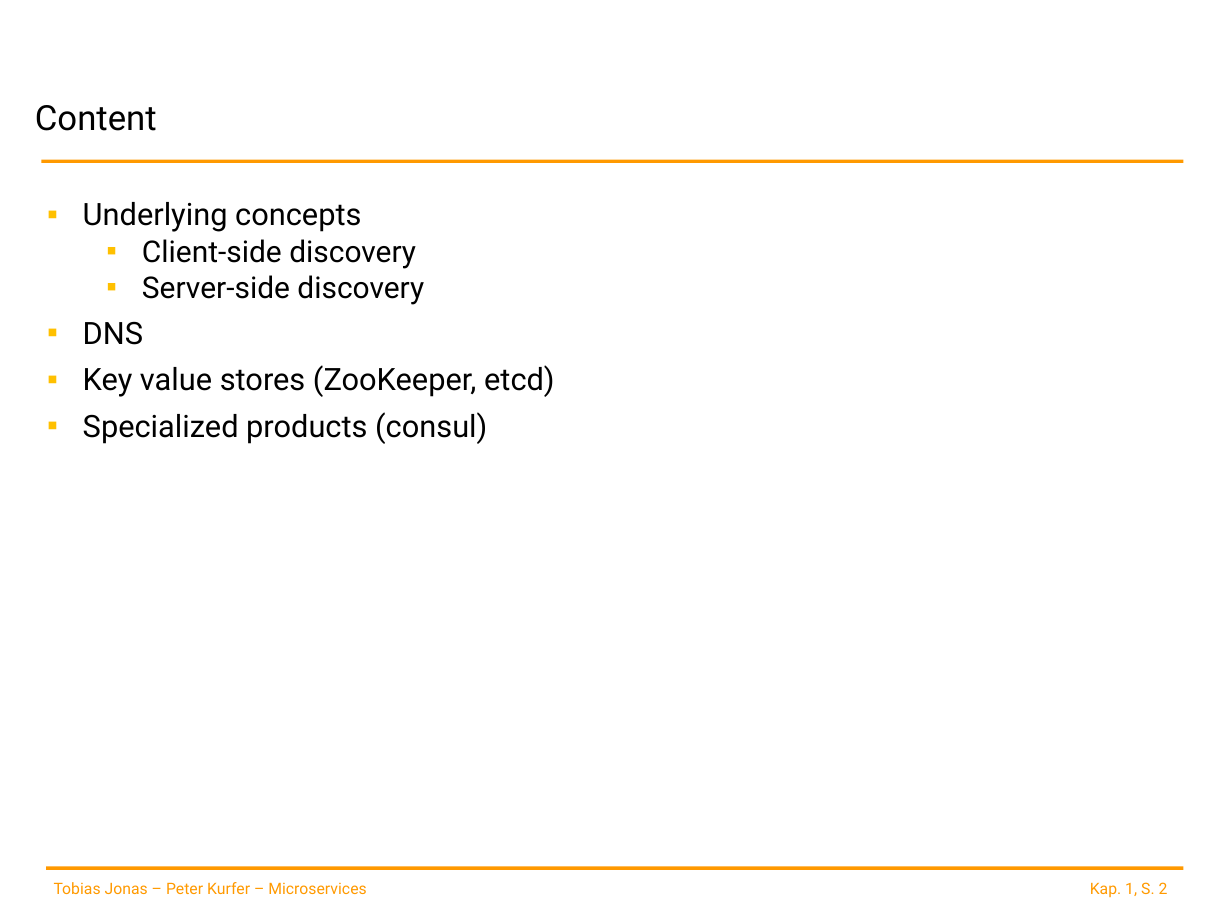
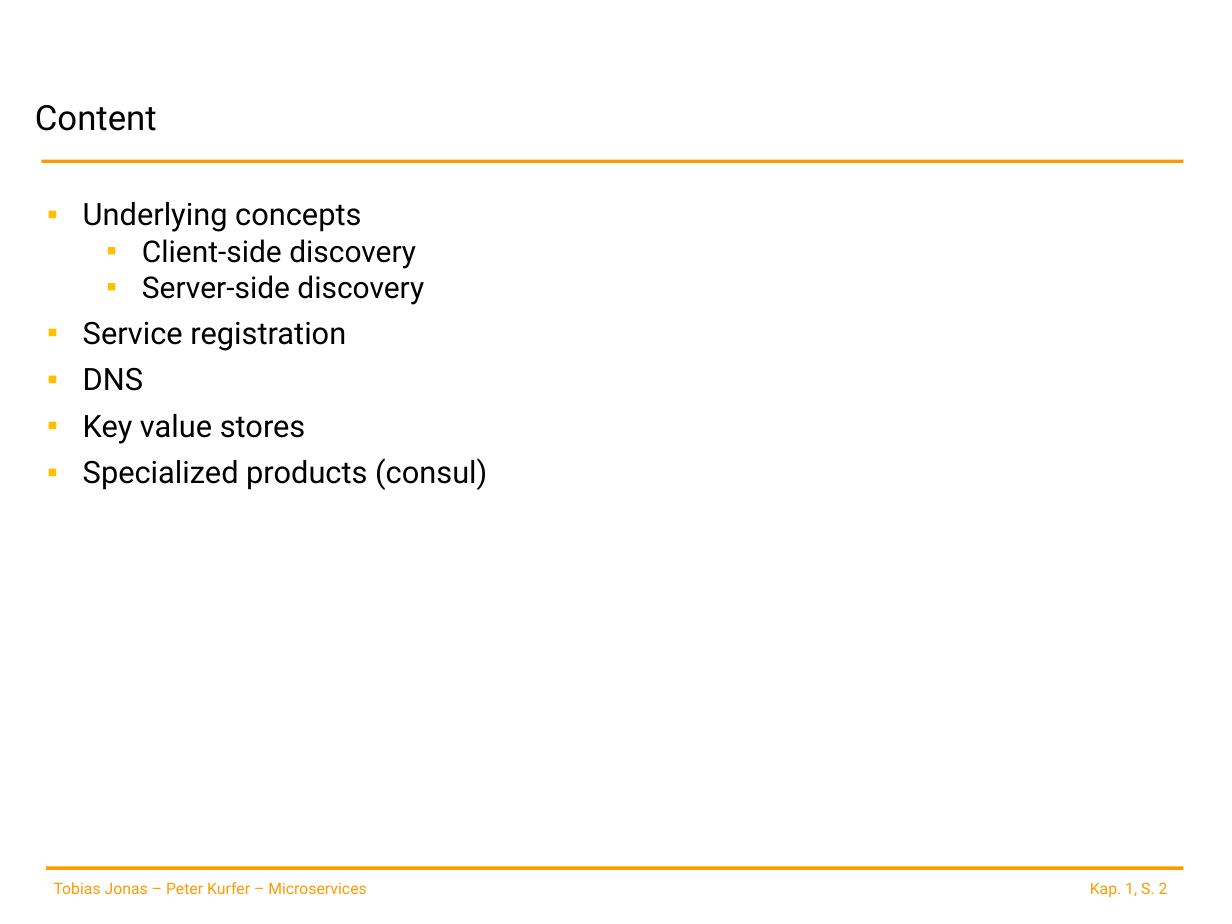
Before and after one commit to spoeck/Lectures, a slide deck: slide 2 of 04-Service_Discovery-APIGateways/01-Service_Discovery.pptx. Drawn at 1232x924 pixels with LibreOffice and Linux fonts; fonts in the diff are those of the drawing; background and template pictures are left out. Boxes give left, top, right and bottom in pixels: in the first picture for what was removed or moved away, otherwise in the second. Text is boxed around its words. In the diff, an @@ line names an element or a change of style, - is before the commit and + after.

```diff
--- a/04-Service_Discovery-APIGateways/01-Service_Discovery.pptx
+++ b/04-Service_Discovery-APIGateways/01-Service_Discovery.pptx
@@ text at (x1=83, y1=321, x2=346, y2=351): paragraph added @@
+▪ Service registration
@@ text at (x1=83, y1=414, x2=306, y2=444): text changed @@
-▪ Key value stores (ZooKeeper, etcd)
+▪ Key value stores
```
Also in this commit, not shown: 1 other slide changed, 1 slide added, 1 other file.
